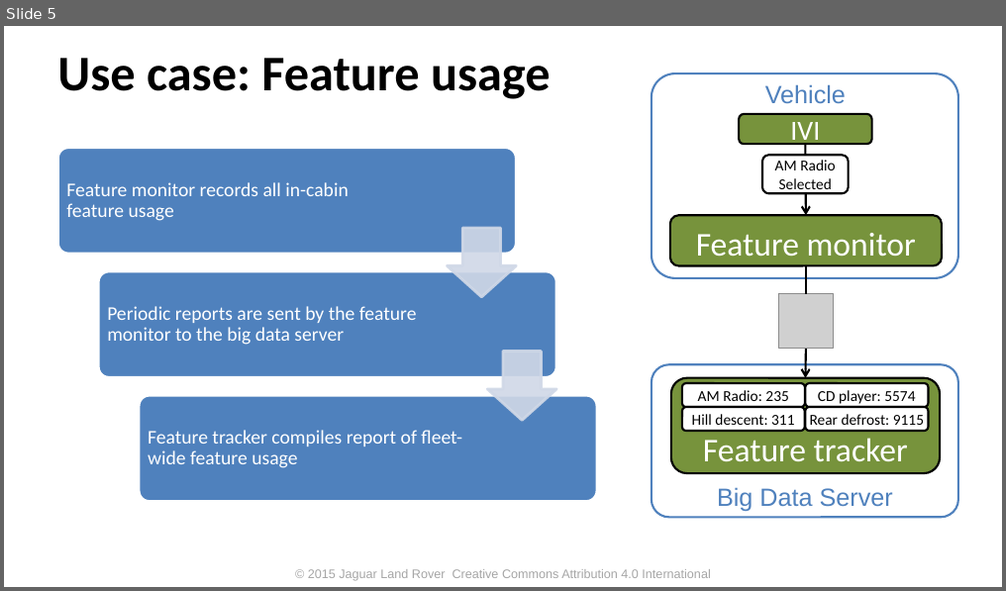
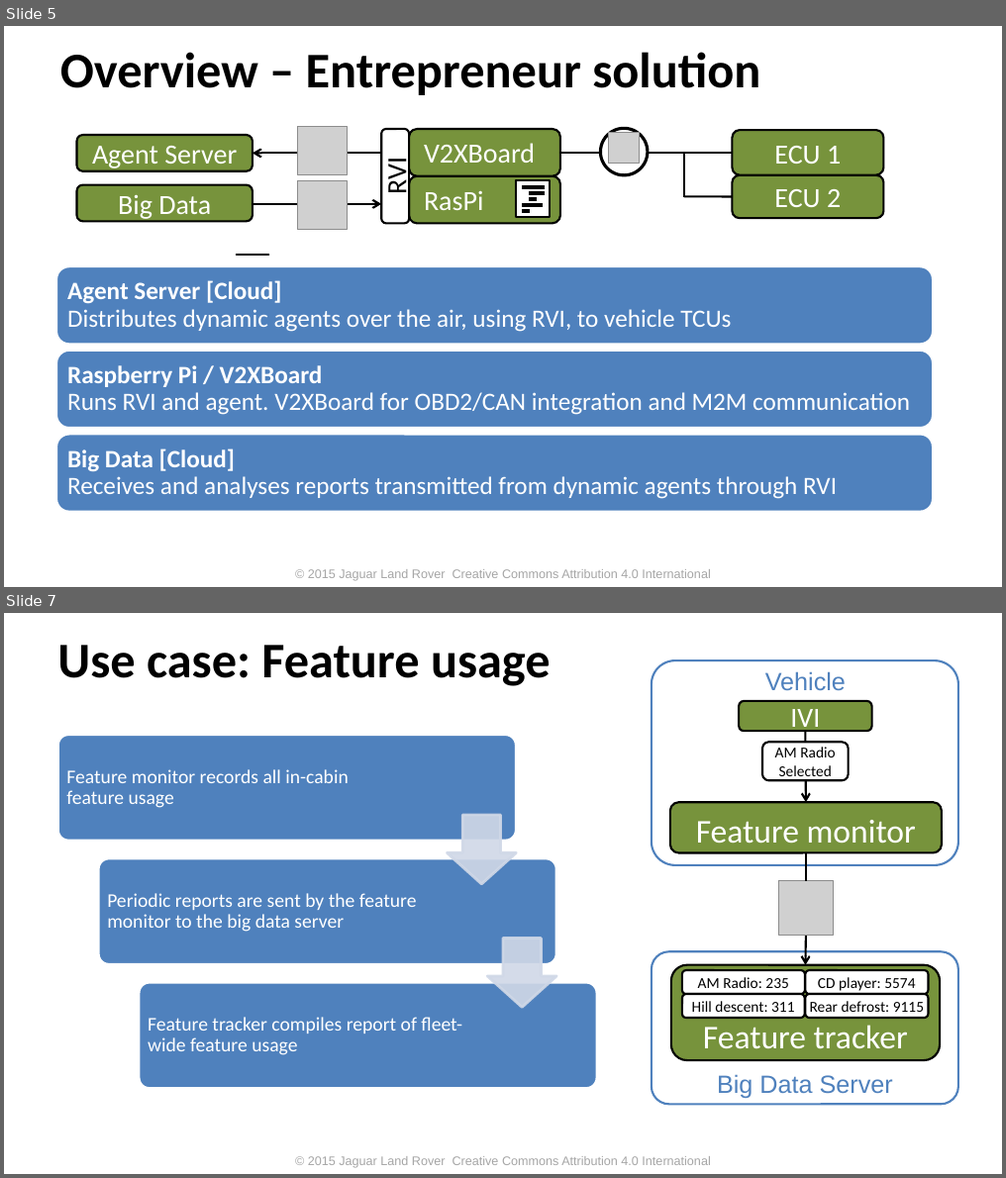
Before and after one commit to PDXostc/rvi_dynamic_agents, a slide deck: DOCS/Dynamic Agents.pptx. Shown one above the other, each under a label of ours: slide 5 before the commit, slides 5 and 7 after it; the slides between them are not shown. The pictures are 1006x591 and 1006x1178 pixels, drawn with LibreOffice and Linux fonts; fonts in the diff are those of the drawing; grey boxes stand for pictures; background and template pictures are left out. Boxes give left, top, right and bottom in pixels: in the first picture for what was removed or moved away, otherwise in the second. Text is boxed around its words. In the diff, an @@ line names an element or a change of style, - is before the commit and + after.

```diff
--- a/DOCS/Dynamic Agents.pptx
+++ b/DOCS/Dynamic Agents.pptx
@@ slide 5 added at (x1=4, y1=26, x2=1002, y2=587), background #FFFFFF; not listed: 1 template element that a slide beside it also shows @@
@@ text added at (x1=60, y1=52, x2=760, y2=95), 36 pt, text #000000, bold @@
+Overview – Entrepreneur solution
@@ rounded rectangle added at (x1=77, y1=135, x2=252, y2=171), fill #77933C, outline #000000 1.5 pt, 20 pt, text #FFFFFF @@
+Agent Server
@@ picture added at (x1=298, y1=127, x2=348, y2=175) @@
@@ rounded rectangle added at (x1=382, y1=129, x2=410, y2=224), fill #FFFFFF, outline #000000 1.5 pt, 20 pt, text #000000 @@
+RVI
@@ rounded rectangle added at (x1=409, y1=129, x2=560, y2=175), fill #77933C, outline #000000 1.5 pt, 20 pt, text #FFFFFF @@
+V2XBoard
@@ ellipse added at (x1=601, y1=129, x2=648, y2=175), fill #FFFFFF, outline #000000 2.25 pt @@
@@ picture added at (x1=609, y1=133, x2=639, y2=163) @@
@@ rounded rectangle added at (x1=733, y1=130, x2=884, y2=174), fill #77933C, outline #000000 1.5 pt, 20 pt, text #FFFFFF @@
+ECU 1
@@ arrow added from (381, 153) to (252, 153), #000000 1.5 pt @@
@@ line added from (560, 153) to (733, 153), #000000 1.5 pt @@
@@ line added from (683, 197) to (683, 153), #000000 1.5 pt @@
@@ rounded rectangle added at (x1=77, y1=184, x2=252, y2=221), fill #77933C, outline #000000 1.5 pt, 20 pt, text #FFFFFF @@
+Big Data
@@ arrow added from (252, 203) to (381, 203), #000000 1.5 pt @@
@@ picture added at (x1=298, y1=180, x2=348, y2=230) @@
@@ rounded rectangle added at (x1=409, y1=176, x2=560, y2=224), fill #77933C, outline #000000 1.5 pt, 20 pt, text #FFFFFF @@
+RasPi
@@ line added from (683, 196) to (733, 196), #000000 1.5 pt @@
@@ rounded rectangle added at (x1=733, y1=175, x2=884, y2=219), fill #77933C, outline #000000 1.5 pt, 20 pt, text #FFFFFF @@
+ECU 2
@@ group added at (x1=516, y1=180, x2=549, y2=217): 5 lines, 1 rectangle @@
@@ line added from (269, 255) to (236, 255), #000000 1.5 pt @@
@@ group added at (x1=55, y1=267, x2=933, y2=512): 3 rounded rectangles, 3 texts @@
+Agent Server [Cloud]
+Distributes dynamic agents over the air, using RVI, to vehicle TCUs
+Raspberry Pi / V2XBoard
+Runs RVI and agent. V2XBoard for OBD2/CAN integration and M2M communication
+Big Data [Cloud]
+Receives and analyses reports transmitted from dynamic agents through RVI
@@ what was slide 5 is now slide 7 @@
```
Also in this commit, not shown: 3 slides changed, 1 other slide added, 1 other file.
